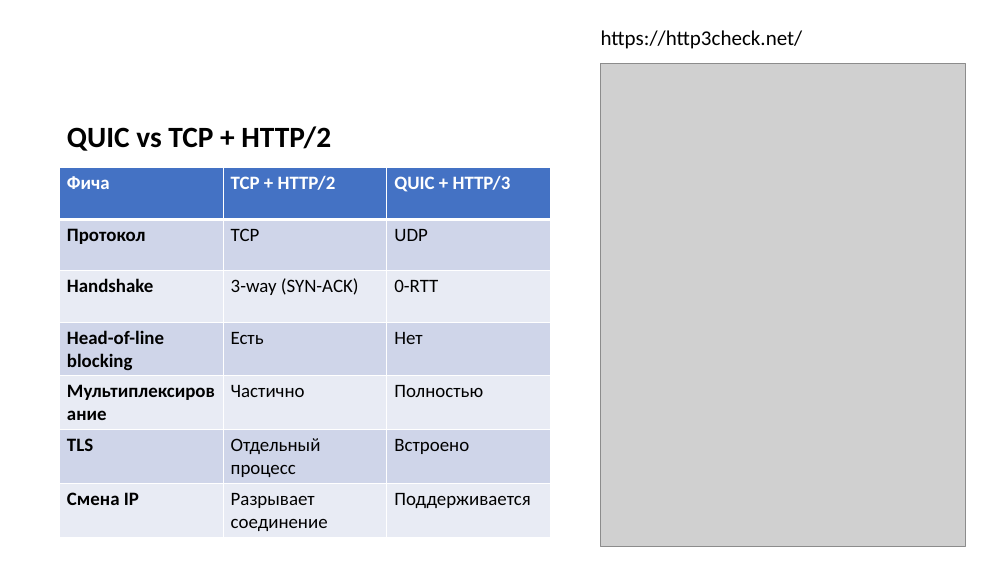
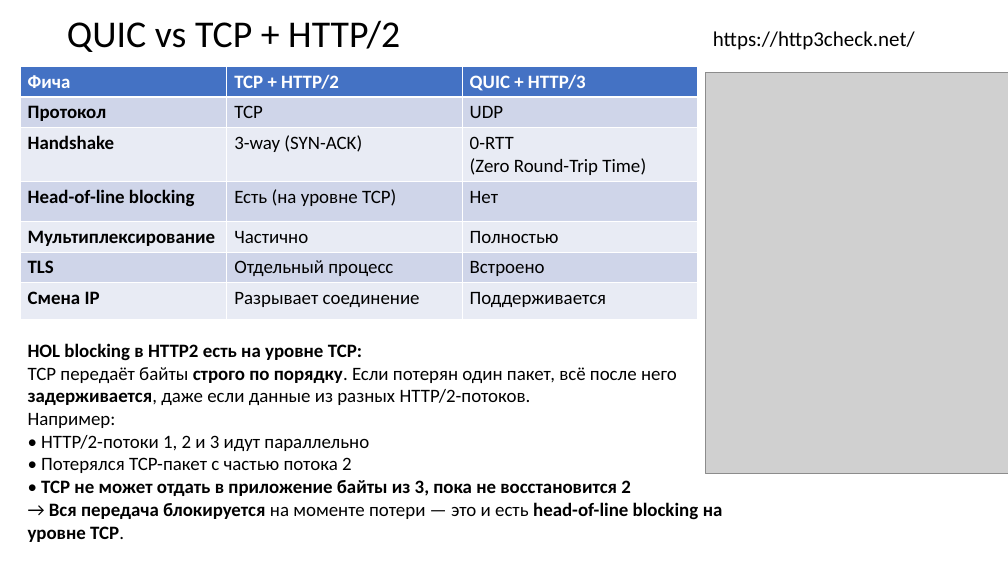
Before and after one commit to xtrueman/network_programming, a slide deck: slide 48 of HTTP-proto.pptx (slide 46 before the commit). Drawn at 1008x567 pixels with LibreOffice and Linux fonts; fonts in the diff are those of the drawing; grey boxes stand for pictures. Boxes give left, top, right and bottom in pixels: in the first picture for what was removed or moved away, otherwise in the second. Text is boxed around its words. In the diff, an @@ line names an element or a change of style, - is before the commit and + after.

Commit message:
HTTP

```diff
--- a/HTTP-proto.pptx
+++ b/HTTP-proto.pptx
@@ text "QUIC vs TCP + HTTP/2": place and size @@
-text "QUIC vs TCP + HTTP/2" at [67, 126, 331, 151]
+text "QUIC vs TCP + HTTP/2" at [67, 20, 400, 52]
@@ text "QUIC vs TCP + HTTP/2" at [67, 20, 400, 52]: size 28 to 36 pt, bold off @@
@@ text "https://http3check.net/": place and size @@
-text "https://http3check.net/" at [601, 30, 803, 49]
+text "https://http3check.net/" at [713, 31, 915, 50]
@@ table at [20, 67, 697, 318] @@
-row 3, column 3: 0-RTT
+row 3, column 3: 0-RTT (Zero Round-Trip Time)
-row 4, column 2: Есть
+row 4, column 2: Есть (на уровне TCP)
@@ table: place and size @@
-table at [60, 168, 552, 535]
+table at [20, 67, 697, 318]
@@ picture: place and size @@
-picture at [601, 64, 966, 547]
+picture at [706, 73, 1008, 473]
@@ text added at [28, 343, 723, 542], 18 pt, text #000000 @@
+HOL blocking в HTTP2 есть на уровне TCP:
+TCP передаёт байты строго по порядку. Если потерян один пакет, всё после него задерживается, даже если данные из разных HTTP/2-потоков.
+Например:
+• HTTP/2-потоки 1, 2 и 3 идут параллельно
+• Потерялся TCP-пакет с частью потока 2
+• TCP не может отдать в приложение байты из 3, пока не восстановится 2
+→ Вся передача блокируется на моменте потери — это и есть head-of-line blocking на уровне TCP.
```
Also in this commit, not shown: 28 other slides changed, 3 slides added, 1 other file.
